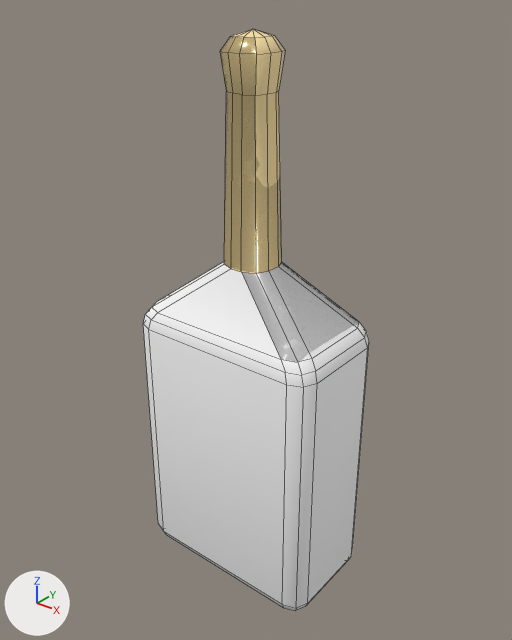
The FBX model Connected/Assets/Models/WireConnector/connector.fbx, before and after one commit.
Camera for both pictures: a camera (50 mm lens) standing at (0.0989, -0.1225, 0.1123) and looking at (-0.0001, 0.0012, 0.0356). Arrows for +X, +Y and +Z are at lower left; the lights stay in place. Mesh edges are drawn as thin lines. Where no turn or scale is listed for an object, it has been applied to the vertices.

The first picture shows 'Connector'.
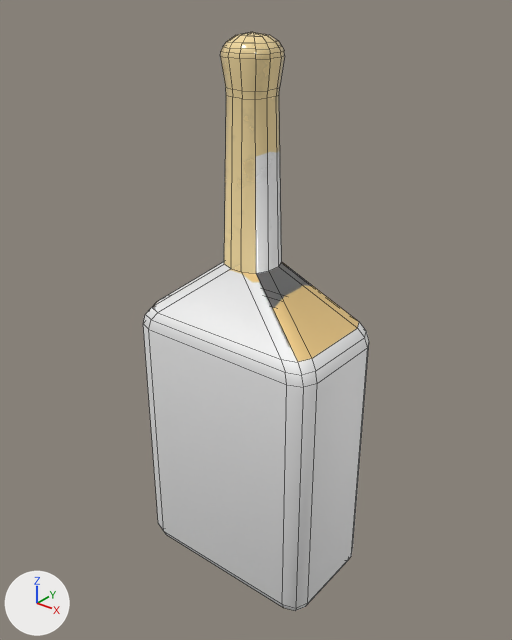
Patch to the scene script:
```diff
--- a/Connected/Assets/Models/WireConnector/connector.fbx.py
+++ b/Connected/Assets/Models/WireConnector/connector.fbx.py
@@ mat_connectorcombined @@
 n4 = _N.new('ShaderNodeTexImage'); n4.name = 'Image Texture.002'
-n4.image = img_connectormetallic_png
+n4.image = img_connectorroughness_png
 _L.new(n2.outputs[0], n0.inputs[0])  # 'Color' to 'Base Color'
@@ me_cube_001 @@
 # used by ob_connector; location = (0.0, 0.0, 0.0)
-me_cube_001.from_pydata(...)  # 126 vertices, 136 faces; spans x -0.0264..0.0264, y -0.015..0.015, z -0.0355..0.1025
+me_cube_001.from_pydata(...)  # 174 vertices, 184 faces; spans x -0.0264..0.0264, y -0.015..0.015, z -0.0355..0.1019
+# me_cube_001 part 1
+# 1 vertex is removed from x 0.0, y 0.0, z 0.1025
+# 12 faces are deleted
+# 12 vertices in x -0.0051..0.0051, y -0.0051..0.0051, z 0.0902 move by (0.0, 0.0, -0.0008)
+# 24 vertices move from x -0.0062..0.0062, y -0.0062..0.0062, z 0.0983..0.1012 to x -0.006..0.006, y -0.006..0.006, z 0.0909..0.0972
+# 41 vertices are added at x -0.0056..0.0056, y -0.0056..0.0056, z 0.0982..0.1019
+# 8 new vertices lie (0.0, 0.0, 0.001) away from vertices in x -0.0041..0.0041, y -0.0041..0.0041, z 0.1012
+# 60 new faces join them
+# me_cube_001 part 2: 64 kept faces spanning x -0.0264..0.0264, y -0.0139..0.0139, z -0.0347..0.0972 get new texture (UV) coordinates
 me_cube_001.materials.append(mat_connectorcombined)
```

Location of each change, [x1, y1, x2, y2] in pixels of the pictures (512 x 640 px):
'Connector', surface changed, reshaped: before [143, 29, 369, 611]; after [143, 32, 369, 611]
part 1 of me_cube_001, built on: before [220, 29, 285, 274]; after [220, 32, 285, 274]
part 2 of me_cube_001, surface changed (grey to brown): [155, 262, 361, 605] in both
